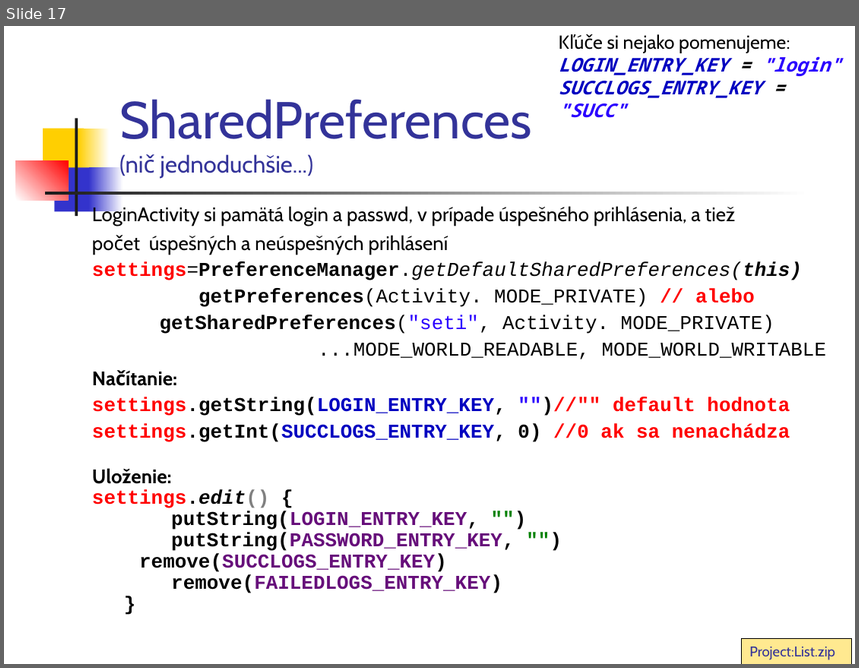
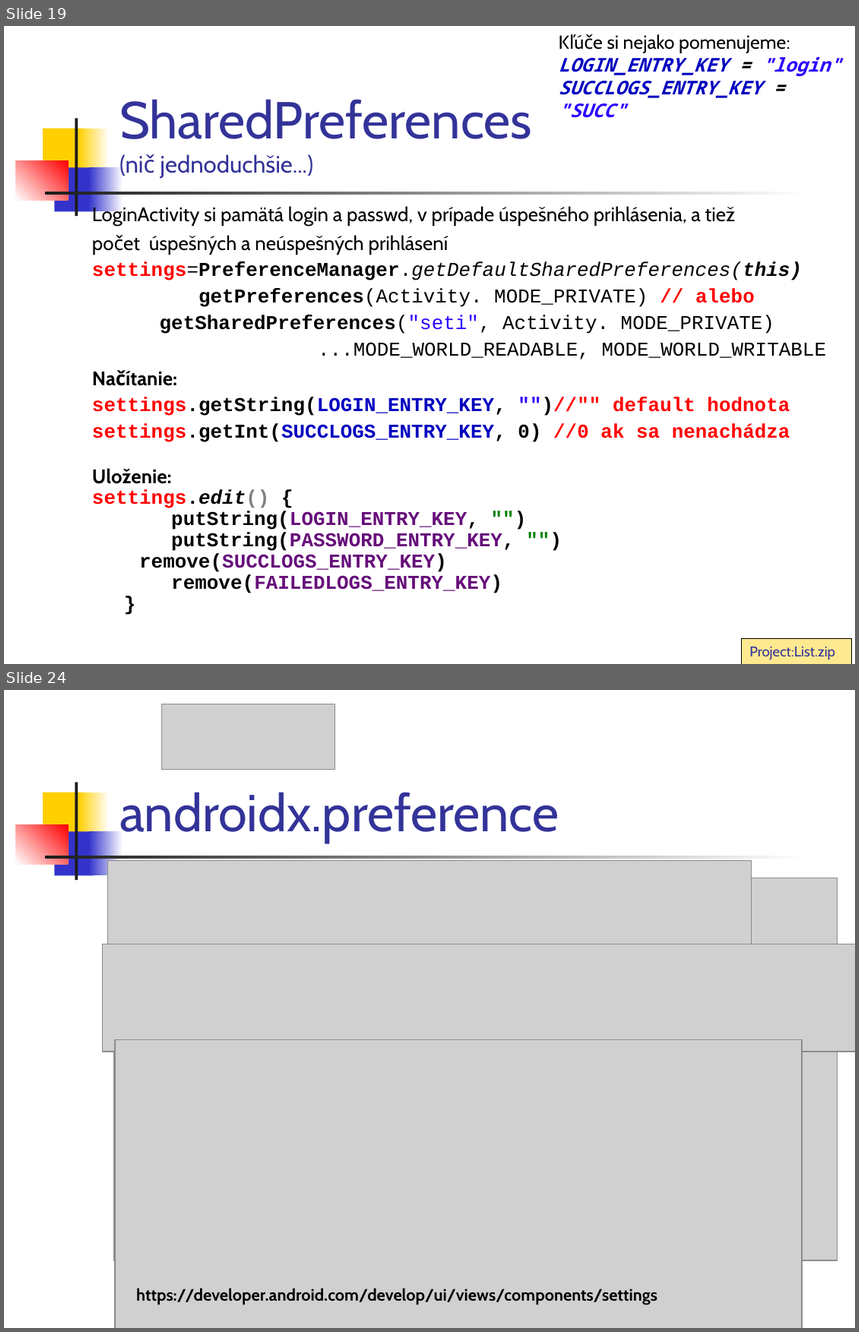
Before and after one commit to vmandro/Prednasky, a slide deck: 05/05_Android.ppt. Shown one above the other, each under a label of ours: slide 17 before the commit, slides 19 and 24 after it; the slides between them are not shown. The pictures are 859x668 and 859x1332 pixels, drawn with LibreOffice and Linux fonts; fonts in the diff are those of the drawing; grey boxes stand for pictures. Boxes give left, top, right and bottom in pixels: in the first picture for what was removed or moved away, otherwise in the second. Text is boxed around its words. In the diff, an @@ line names an element or a change of style, - is before the commit and + after.

```diff
--- a/05/05_Android.ppt
+++ b/05/05_Android.ppt
@@ slide 24 added at (4, 690, 855, 1328), background #FFFFFF; not listed: 7 template elements that a slide beside it also shows @@
@@ picture added at (162, 704, 335, 770) @@
@@ title added at (120, 792, 559, 843), 44 pt, text #333399 @@
+androidx.preference
@@ picture added at (108, 860, 751, 978) @@
@@ picture added at (113, 878, 837, 1262) @@
@@ picture added at (102, 945, 855, 1052) @@
@@ picture added at (115, 1040, 801, 1328) @@
@@ text added at (136, 1288, 658, 1306), 14 pt, text #000000, bold @@
+https://developer.android.com/develop/ui/views/components/settings
@@ what was slide 17 is now slide 19 @@
```
Also in this commit, not shown: 12 slides changed, 2 other slides added, 1 other file.
